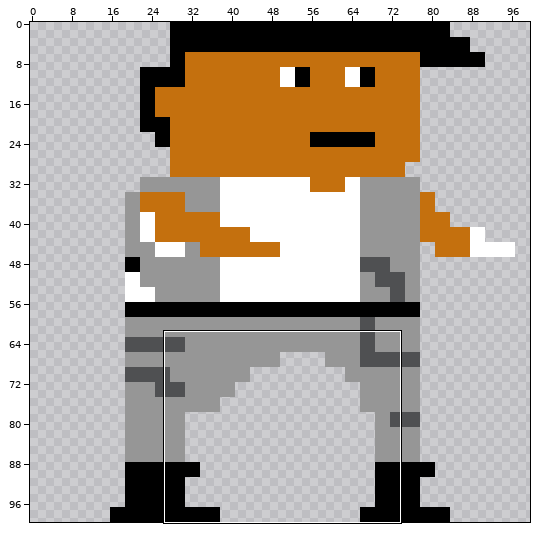
File history of a sprite sheet, Images/Player-R.png. Above: a wide view before the commit, with the close-up outlined.
Close-up. Before the edit:
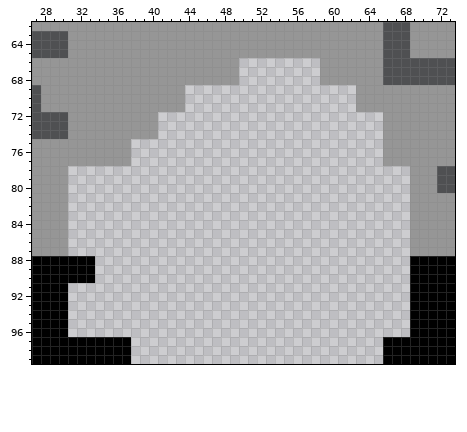
The file is 100x100 pixels. Shown: x 27..73, y 62..99. The commit also changed other parts of the picture, which this record leaves out.
And afterwards:
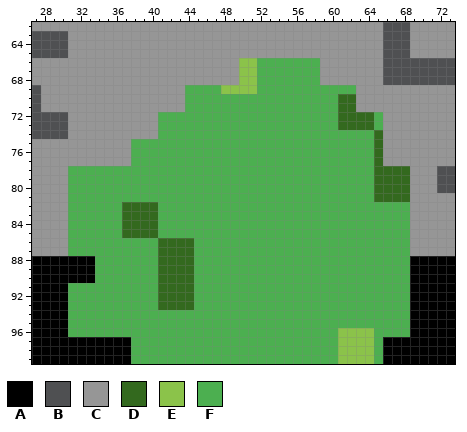
Palette (. is transparent): A #000000  B #4f5052  C #969696  D #33691e  E #8bc34a  F #4caf50
Changes in this commit:
There is now colour D in rows 70 to 71 at x 61 to 62; in rows 72 to 73 at x 61 to 64; in rows 74 to 77 at x 65; in rows 78 to 81 at x 65 to 68; in rows 82 to 85 at x 37 to 40; in rows 86 to 93 at x 41 to 44.
There is now colour E in rows 66 to 68 at x 50 to 51; in row 69 at x 48 to 51; in rows 96 to 99 at x 61 to 64.
There is now colour F in rows 66 to 68 at x 52 to 58; in row 69 at x 44 to 47 and 52 to 62; in rows 70 to 71 at x 44 to 60; in rows 72 to 73 at x 41 to 60 and 65; in row 74 at x 41 to 64; in rows 75 to 77 at x 38 to 64.
There is now colour F in rows 78 to 81 at x 31 to 64; in rows 82 to 85 at x 31 to 36 and 41 to 68; in rows 86 to 87 at x 31 to 40 and 45 to 68; in rows 88 to 90 at x 34 to 40 and 45 to 68; in rows 91 to 93 at x 31 to 40 and 45 to 68; in rows 94 to 95 at x 31 to 68.
There is now colour F in row 96 at x 31 to 60 and 65 to 68; in rows 97 to 99 at x 38 to 60 and 65.
Boxes around the changes in both close-ups, in picture pixels (x1, y1, x2, y2):
added: (68, 58, 410, 364)
